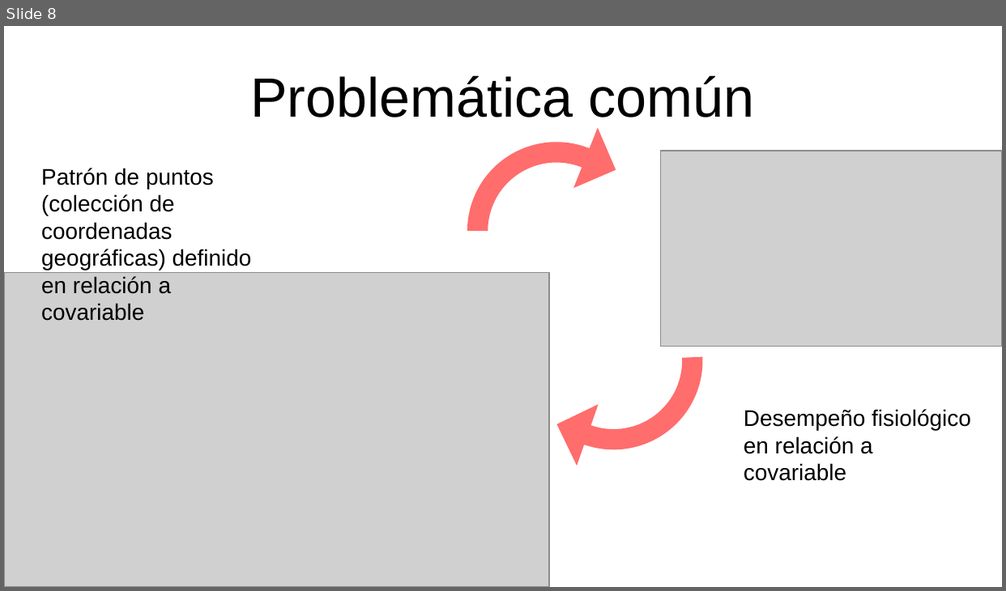
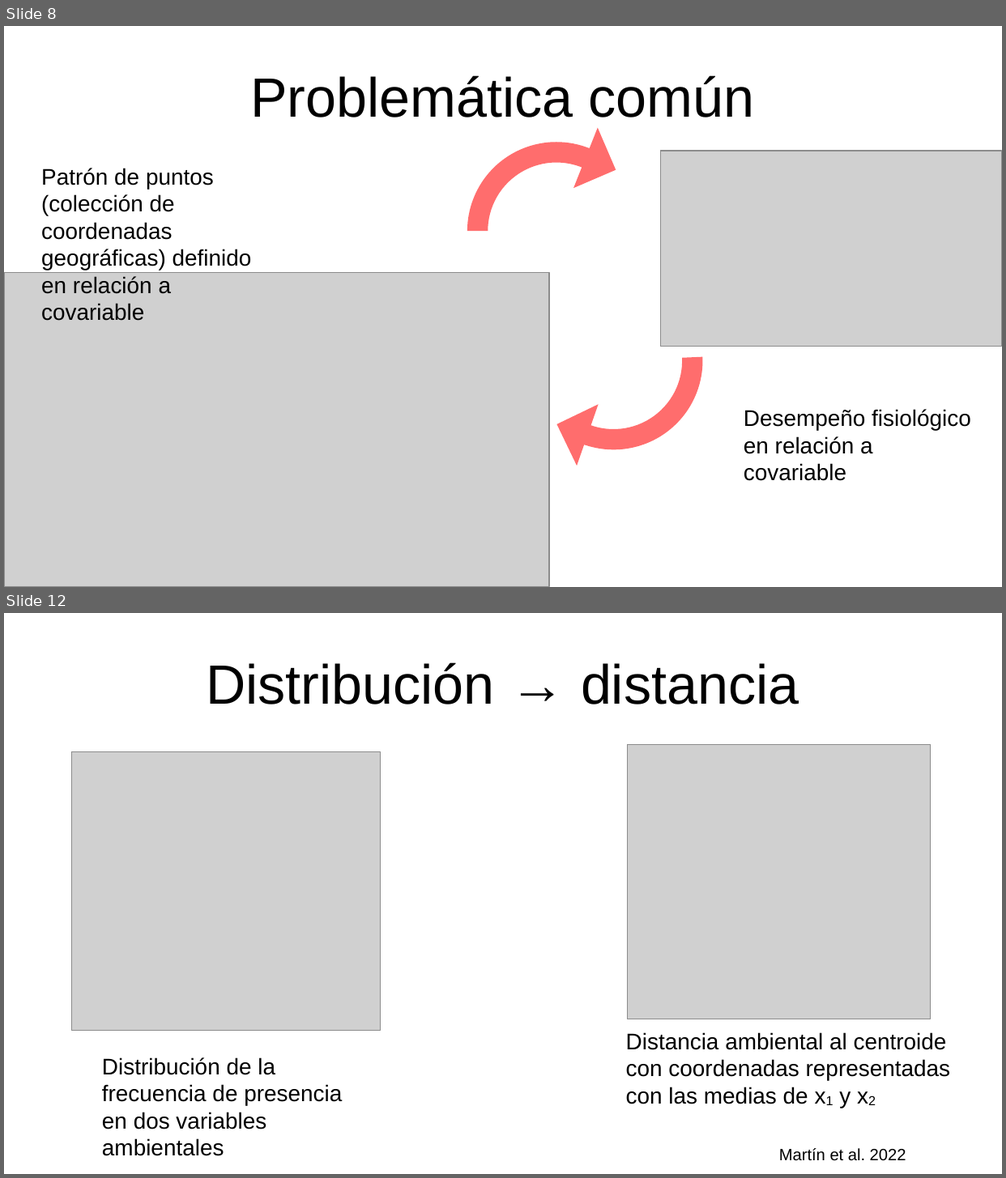
Before and after one commit to gerardommc/Ecologia-Teorica-II, a slide deck: Nicho/Caso-correlativo.odp. Shown one above the other, each under a label of ours: slide 8 before the commit, slides 8 and 12 after it; the slides between them are not shown. The pictures are 1006x591 and 1006x1178 pixels, drawn with LibreOffice and Linux fonts; fonts in the diff are those of the drawing; grey boxes stand for pictures. Boxes give left, top, right and bottom in pixels: in the first picture for what was removed or moved away, otherwise in the second. Text is boxed around its words. In the diff, an @@ line names an element or a change of style, - is before the commit and + after.

```diff
--- a/Nicho/Caso-correlativo.odp
+++ b/Nicho/Caso-correlativo.odp
@@ slide 12 added at [4, 613, 1002, 1174], background #FFFFFF @@
@@ title added at [206, 662, 799, 705], 44 pt, text #000000 @@
+Distribución → distancia
@@ picture added at [72, 752, 381, 1032] @@
@@ picture added at [628, 744, 931, 1020] @@
@@ text added at [626, 1033, 951, 1108], 18 pt, text #000000 @@
+Distancia ambiental al centroide con coordenadas representadas con las medias de x1 y x2
@@ text added at [102, 1058, 342, 1157], 18 pt, text #000000 @@
+Distribución de la frecuencia de presencia en dos variables ambientales
@@ text added at [779, 1148, 906, 1161], 13 pt, text #000000 @@
+Martín et al. 2022
```
Also in this commit, not shown: 6 other slides added, 3 slides removed, 3 other files.
